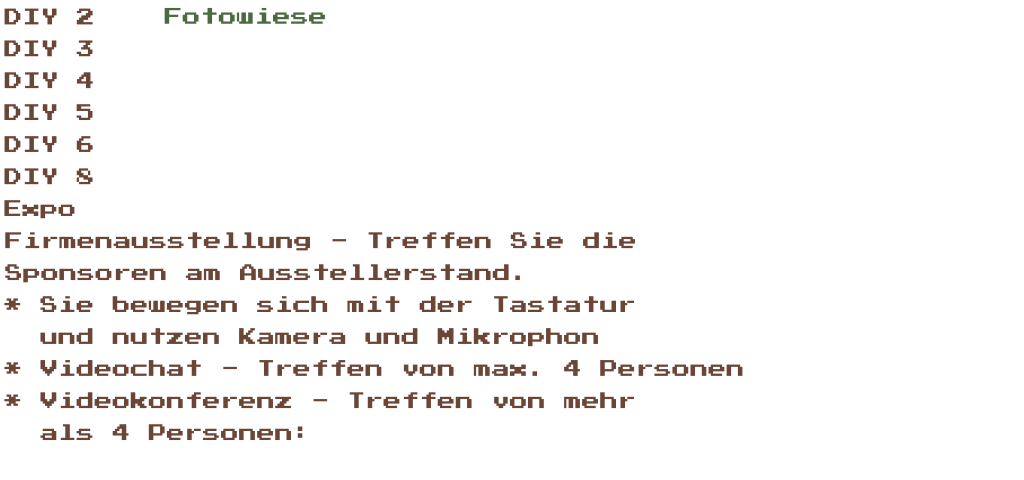
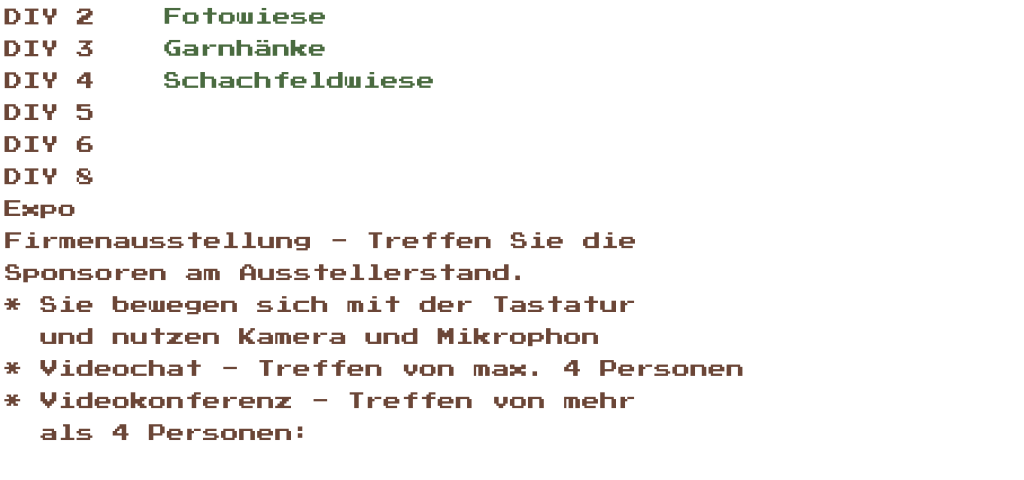
Revision of a layered 1024x480 image; what changed, layer by layer:
pixels changed over [164, 39, 433, 88] (layer not identified)
